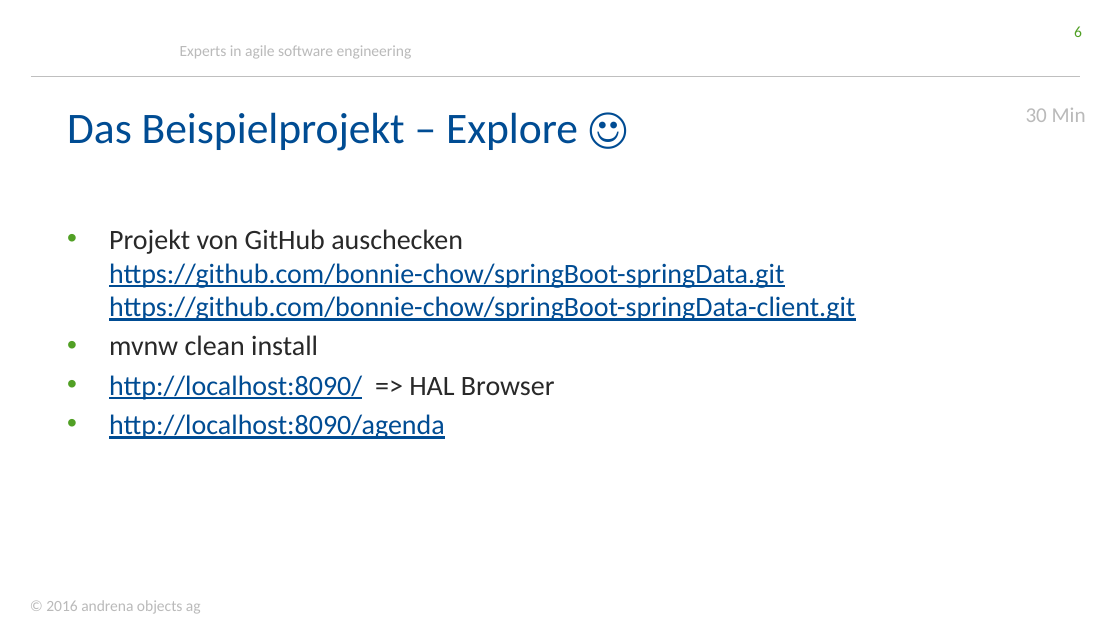
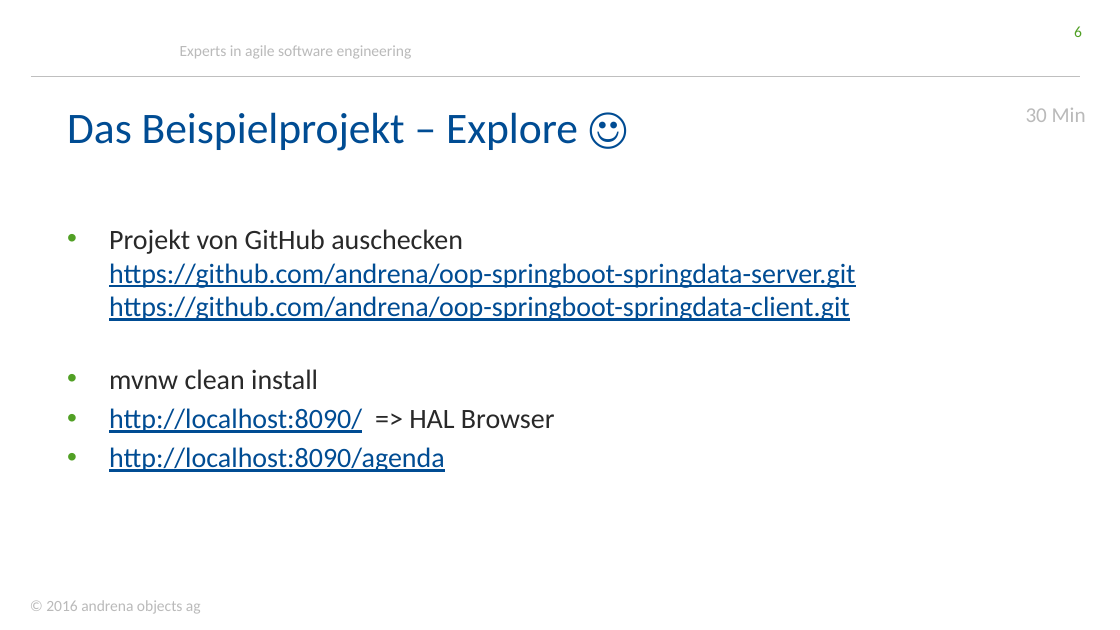
Before and after one commit to stklqt/oop-springboot-springdata-server, a slide deck: slide 6 of slides.pptx. Drawn at 1120x630 pixels with LibreOffice and Linux fonts; fonts in the diff are those of the drawing; background and template pictures are left out. Boxes give left, top, right and bottom in pixels: in the first picture for what was removed or moved away, otherwise in the second. Text is boxed around its words. In the diff, an @@ line names an element or a change of style, - is before the commit and + after.

Commit message:
updating slides

```diff
--- a/slides.pptx
+++ b/slides.pptx
@@ text at (x1=109, y1=229, x2=855, y2=321): text changed @@
-• Projekt von GitHub auschecken
-  https://github.com/bonnie-chow/springBoot-springData.git
-  https://github.com/bonnie-chow/springBoot-springData-client.git
+• Projekt von GitHub auschecken
+  https://github.com/andrena/oop-springboot-springdata-server.git
+  https://github.com/andrena/oop-springboot-springdata-client.git
```
Also in this commit, not shown: 6 other slides changed, 3 slides added, 1 other file.
